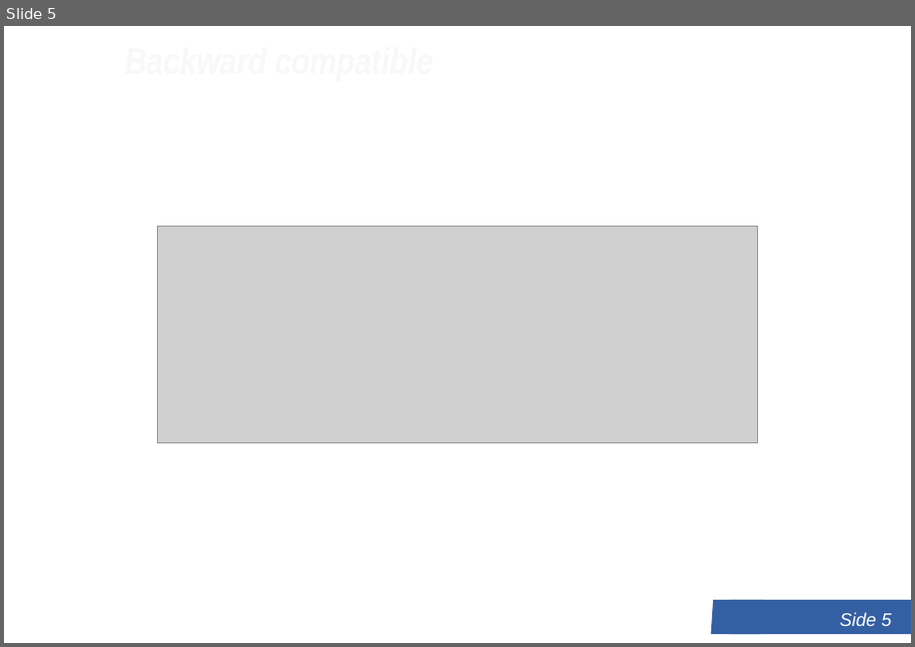
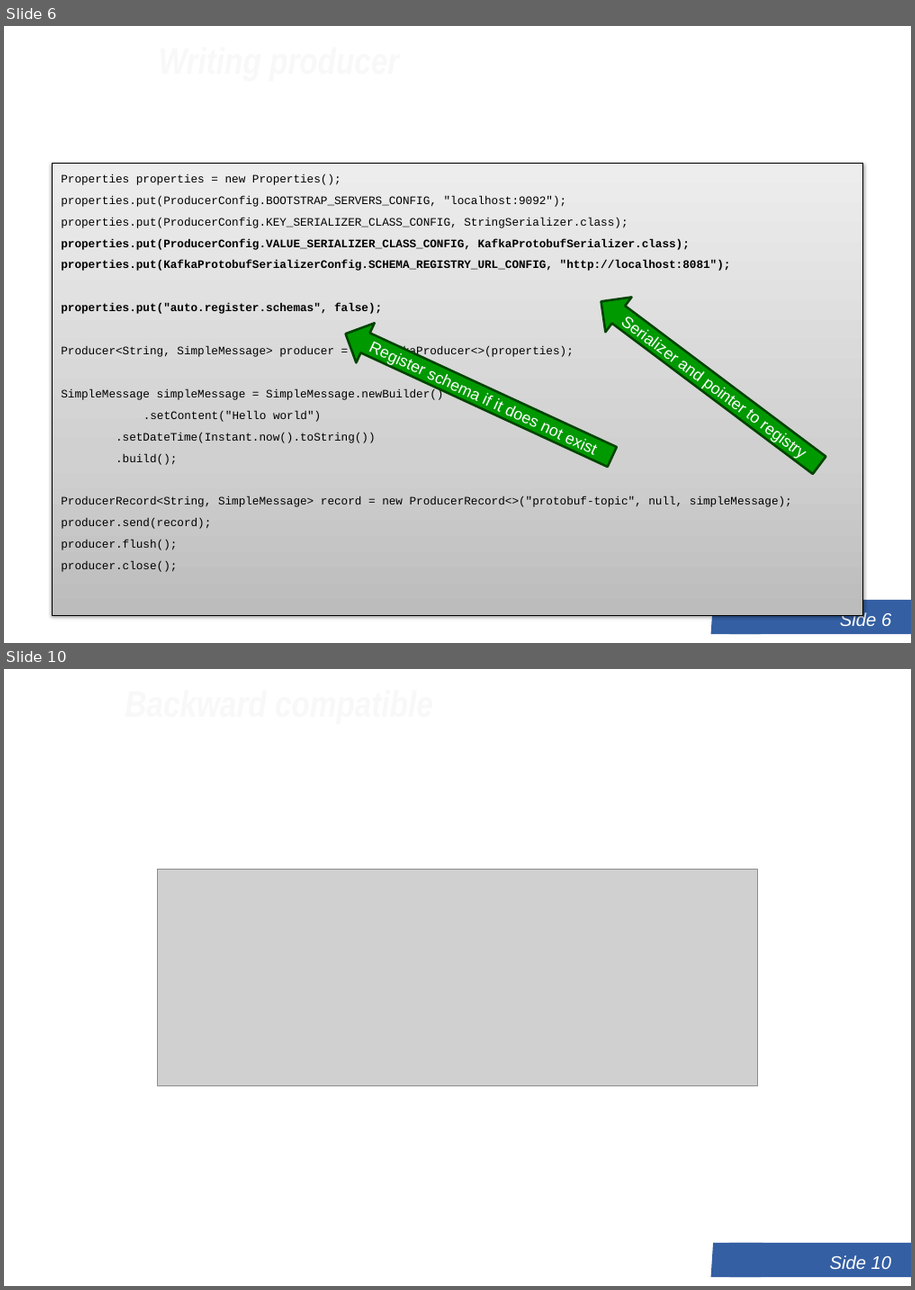
Before and after one commit to LundOgBendsen/LB2628-Kafka, a slide deck: slides/12 - Schema registry.pptx. Shown one above the other, each under a label of ours: slide 5 before the commit, slides 6 and 10 after it; the slides between them are not shown. The pictures are 915x647 and 915x1290 pixels, drawn with LibreOffice and Linux fonts; fonts in the diff are those of the drawing; grey boxes stand for pictures; background and template pictures are left out. Boxes give left, top, right and bottom in pixels: in the first picture for what was removed or moved away, otherwise in the second. Text is boxed around its words. In the diff, an @@ line names an element or a change of style, - is before the commit and + after.

```diff
--- a/slides/12 - Schema registry.pptx
+++ b/slides/12 - Schema registry.pptx
@@ slide 6 added at (x1=4, y1=26, x2=911, y2=643), background #FFFFFF; not listed: 2 template elements that a slide beside it also shows @@
@@ title added at (x1=4, y1=26, x2=555, y2=95), 32 pt, text #F8F8F8, bold, italic @@
+Writing producer
@@ rectangle added at (x1=52, y1=164, x2=864, y2=616), fill gradient #BDBDBD to #D1D1D1 to #EEEEEE, outline #000000 0.75 pt, 10 pt, text #000000 @@
+Properties properties = new Properties();
+properties.put(ProducerConfig.BOOTSTRAP_SERVERS_CONFIG, "localhost:9092");
+properties.put(ProducerConfig.KEY_SERIALIZER_CLASS_CONFIG, StringSerializer.class);
+properties.put(ProducerConfig.VALUE_SERIALIZER_CLASS_CONFIG, KafkaProtobufSerializer.class);
+properties.put(KafkaProtobufSerializerConfig.SCHEMA_REGISTRY_URL_CONFIG, "http://localhost:8081");
+properties.put("auto.register.schemas", false);
+Producer<String, SimpleMessage> producer = new KafkaProducer<>(properties);
+SimpleMessage simpleMessage = SimpleMessage.newBuilder()
+.setContent("Hello world")
+.setDateTime(Instant.now().toString())
+.build();
+ProducerRecord<String, SimpleMessage> record = new ProducerRecord<>("protobuf-topic", null, simpleMessage);
+producer.send(record);
+producer.flush();
+producer.close();
@@ left arrow added at (x1=589, y1=284, x2=834, y2=483), fill #009900, outline #004300 2 pt, 14 pt, text #FFFFFF @@
+Serializer and pointer to registry
@@ left arrow added at (x1=337, y1=314, x2=622, y2=477), fill #009900, outline #004300 2 pt, 14 pt, text #FFFFFF @@
+Register schema if it does not exist
@@ what was slide 5 is now slide 10 @@
@@ page number at (x1=830, y1=1256, x2=892, y2=1269): text changed @@
-Side 5
+Side 10
```
Also in this commit, not shown: 3 slides changed, 4 other slides added, 2 other files.
